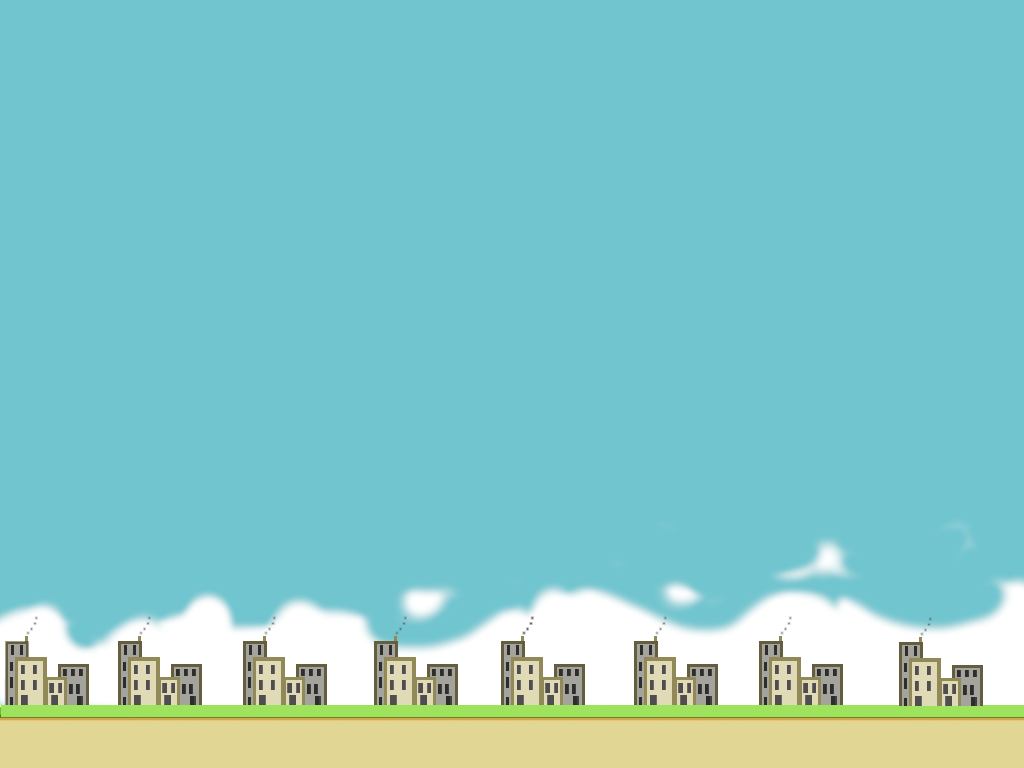
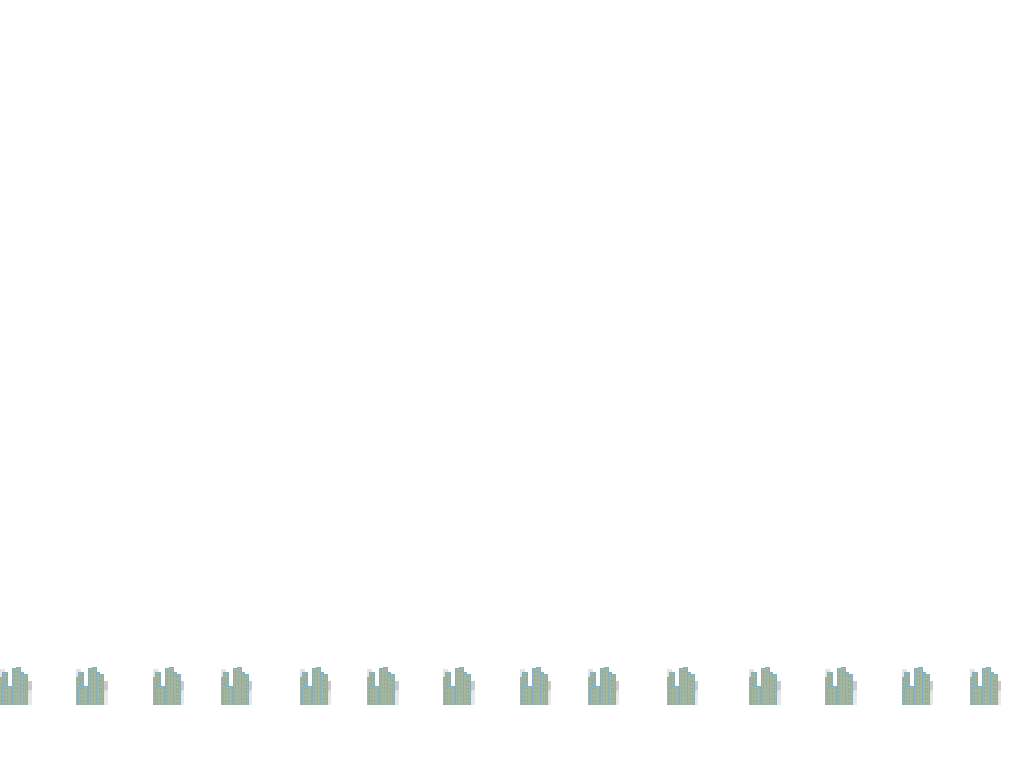
Layered file, before and after one edit (w=1024, h=768). Changes by layer:
hid "Strauch", painted on it over (0, 641, 1001, 705)
renamed "Haus" to "Häuser", painted on it over (0, 616, 1001, 706)
hid "background.png", painted on it over (0, 0, 1024, 768)
